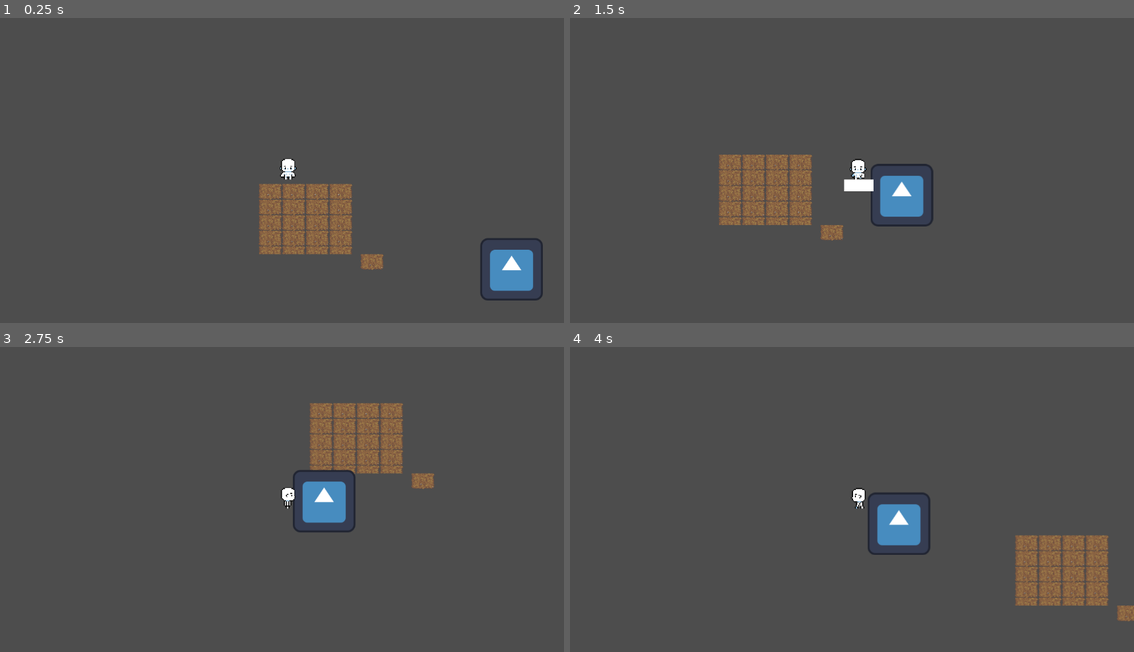
Above: before the commit, frames 1-4 (two rows, left to right).
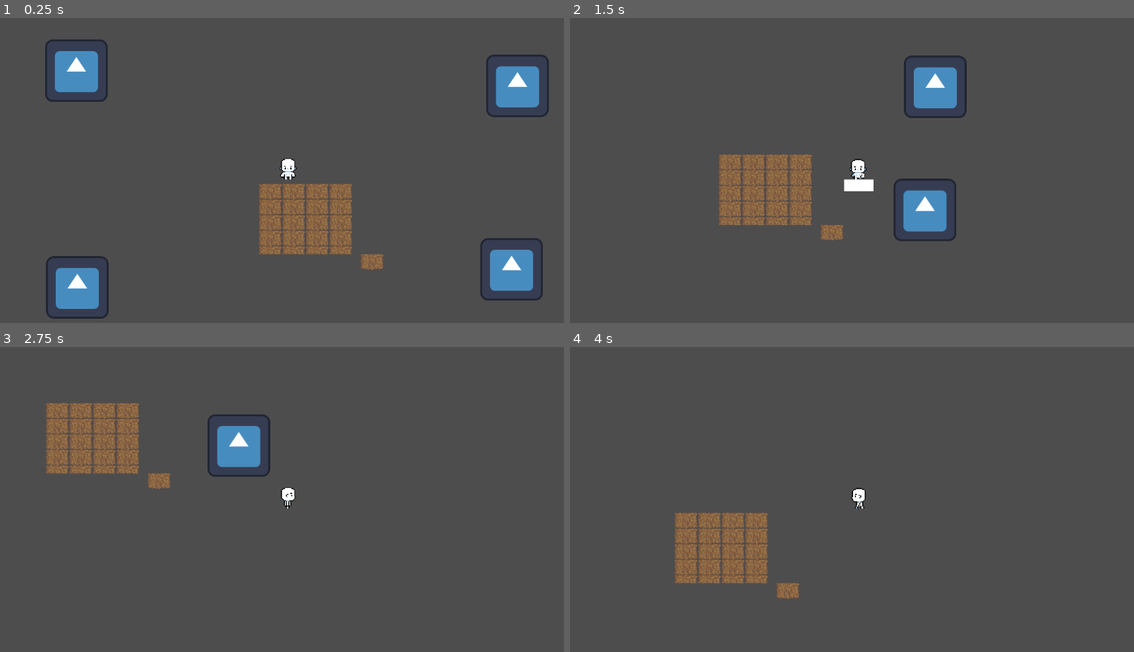
Above: after the commit, the same moments.

Repository: AlexGarciaPrada/Zelda-like-Game
Game: Godot game, scene res://PruebasAlex.tscn
Two runs of this game, one before a commit and one after it. Both use one fixed random seed, a clock stepped at 60 frames per second and the inputs below. The engine's default icon, where the game draws it, is replaced by a stand-in: a white triangle on a blue panel in a dark square.
Inputs:
- Up to frame 1 (0.25 s): no input
- Up to frame 2 (1.5 s): tap Enter at 0.5 s; hold Right (ui_right) 0.53-1.28 s; tap M (Attack) at 0.6, 1.35 s; hold Down (ui_down) from 1.28 s (still down)
- Up to frame 3 (2.75 s): release Down (ui_down) at 2.03 s; hold Right (ui_right) from 2.03 s (still down); hold Ctrl from 2.03 s (still down); tap M (Attack) at 2.3 s
- Up to frame 4 (4 s): release Right (ui_right) at 2.78 s; release Ctrl at 2.78 s; hold Up (ui_up) 2.78-3.53 s; tap M (Attack) at 2.85, 3.6 s; hold Left (ui_left) from 3.53 s (still down)

The runs differ from the first frame. In frame 1, 4.0% of the frame differs, in the area x 8-98%, y 7-99%; in frame 2, 3.3%; in frame 3, 9.9%, in the area x 8-77%, y 18-61%; in frame 4, 8.6%.

Commit message:
Ahora ya se pueden matar los monstruos

Diff:
--- a/Enemies/enemy_proof.gd
+++ b/Enemies/enemy_proof.gd
@@ -1,15 +1,20 @@
 extends CharacterBody2D
 
-@onready var player = %Wizard
-var speed = 300
+@onready var player = $"../Wizard"
+var speed = 200
 var range = 400
 var life = 1
 
 
+func _on_area_2d_area_entered(area):
+	if area.is_in_group("Weapon"):
+		life -= 1
 
 func _physics_process(delta):
 	if life < 1:
 		queue_free()
-	if sqrt((position.x-player.position.x)*(position.x-player.position.x)+(position.y-player.position.y)*(position.y-player.position.y)) <= range:
+
+	var distance_to_player = position.distance_to(player.position)
+	if distance_to_player <= range:
 		velocity = position.direction_to(player.position) * speed
 		move_and_slide()
--- a/Enemies/enemy_proof.tscn
+++ b/Enemies/enemy_proof.tscn
@@ -15,3 +15,11 @@
 [node name="CollisionShape2D" type="CollisionShape2D" parent="."]
 position = Vector2(1, 1.5)
 shape = SubResource("RectangleShape2D_yf1ei")
+
+[node name="Area2D" type="Area2D" parent="."]
+
+[node name="CollisionShape2D" type="CollisionShape2D" parent="Area2D"]
+position = Vector2(1, 1.5)
+shape = SubResource("RectangleShape2D_yf1ei")
+
+[connection signal="area_entered" from="Area2D" to="." method="_on_area_2d_area_entered"]
--- a/PruebasAlex.tscn
+++ b/PruebasAlex.tscn
@@ -185,7 +185,6 @@
 [node name="PruebasAlex" type="Node2D"]
 
 [node name="Wizard" parent="." instance=ExtResource("1_nmuww")]
-unique_name_in_owner = true
 top_level = true
 
 [node name="TileMap" type="TileMap" parent="."]
@@ -196,3 +195,12 @@
 
 [node name="EnemyProof" parent="." instance=ExtResource("3_ves6u")]
 position = Vector2(469, 191)
+
+[node name="EnemyProof2" parent="." instance=ExtResource("3_ves6u")]
+position = Vector2(-418, 228)
+
+[node name="EnemyProof3" parent="." instance=ExtResource("3_ves6u")]
+position = Vector2(-420, -216)
+
+[node name="EnemyProof4" parent="." instance=ExtResource("3_ves6u")]
+position = Vector2(481, -185)
--- a/Weapon.tscn
+++ b/ShortAttack.tscn
@@ -5,15 +5,15 @@
 
 [sub_resource type="CanvasTexture" id="CanvasTexture_eal6f"]
 
-[node name="Weapon" type="Node2D"]
+[node name="ShortAttack" type="Node2D" groups=["Weapon"]]
 
-[node name="Area2D" type="Area2D" parent="."]
+[node name="Area2D" type="Area2D" parent="." groups=["Weapon"]]
 
-[node name="CollisionShape2D" type="CollisionShape2D" parent="Area2D"]
+[node name="CollisionShape2D" type="CollisionShape2D" parent="Area2D" groups=["Weapon"]]
 position = Vector2(0, -4)
 shape = SubResource("RectangleShape2D_lwcj2")
 
-[node name="Sprite2D" type="Sprite2D" parent="."]
+[node name="Sprite2D" type="Sprite2D" parent="." groups=["Weapon"]]
 position = Vector2(-4.76837e-07, -4)
 scale = Vector2(20, 8)
 texture = SubResource("CanvasTexture_eal6f")
--- a/Wizard.tscn
+++ b/Wizard.tscn
@@ -1,15 +1,15 @@
 [gd_scene load_steps=37 format=3 uid="uid://2ub8tjjgslhi"]
 
-[ext_resource type="Script" path="res://Wizard.gd" id="1_bqdg8"]
+[ext_resource type="Script" path="res://ShortAttack.gd" id="1_oux7l"]
 [ext_resource type="Texture2D" uid="uid://bl3ikjsloy3mt" path="res://Assets Videojuego/Sprites/Personajes/Abajo/Idle/Abajo idle.png" id="2_5a2m7"]
 [ext_resource type="Texture2D" uid="uid://c22by4prvkljp" path="res://Assets Videojuego/Sprites/Personajes/Abajo/Walk/Abajo.png" id="2_6egme"]
 [ext_resource type="Texture2D" uid="uid://cc70unaca17v6" path="res://Assets Videojuego/Sprites/Personajes/Arriba/Idle/Arriba idle.png" id="3_yuej2"]
-[ext_resource type="PackedScene" uid="uid://bjbcy3deg87lu" path="res://Weapon.tscn" id="4_u0s80"]
 [ext_resource type="Texture2D" uid="uid://dumv7hxlkhyoc" path="res://Assets Videojuego/Sprites/Personajes/Derecha/Idle/Derecha idle.png" id="4_yhna1"]
 [ext_resource type="Texture2D" uid="uid://c87qvuhbeyr1x" path="res://Assets Videojuego/Sprites/Personajes/Izquierda/Idle/Izquierda idle.png" id="5_oyi50"]
 [ext_resource type="Texture2D" uid="uid://bqvy5ev11cpbd" path="res://Assets Videojuego/Sprites/Personajes/Arriba/Walk/Arriba walk.png" id="7_6lcvy"]
 [ext_resource type="Texture2D" uid="uid://roictpoht6qe" path="res://Assets Videojuego/Sprites/Personajes/Derecha/Walk/Derecha walk.png" id="8_wjhos"]
 [ext_resource type="Texture2D" uid="uid://dhqyi2euhfboi" path="res://Assets Videojuego/Sprites/Personajes/Izquierda/Walk/Izquierda walk.png" id="9_r0bdq"]
+[ext_resource type="PackedScene" uid="uid://bjbcy3deg87lu" path="res://ShortAttack.tscn" id="10_exo8t"]
 
 [sub_resource type="RectangleShape2D" id="RectangleShape2D_glctq"]
 size = Vector2(35, 43)
@@ -226,7 +226,7 @@
 }]
 
 [node name="Wizard" type="CharacterBody2D"]
-script = ExtResource("1_bqdg8")
+script = ExtResource("1_oux7l")
 
 [node name="CollisionShape2D" type="CollisionShape2D" parent="."]
 position = Vector2(12.5, -14.5)
@@ -242,24 +242,24 @@
 sprite_frames = SubResource("SpriteFrames_p3m2i")
 animation = &"walk arriba"
 
-[node name="Weapon" parent="." instance=ExtResource("4_u0s80")]
+[node name="Weapon" parent="." instance=ExtResource("10_exo8t")]
 visible = false
 position = Vector2(14, 31)
 scale = Vector2(3, 3)
 
-[node name="Weapon2" parent="." instance=ExtResource("4_u0s80")]
+[node name="Weapon2" parent="." instance=ExtResource("10_exo8t")]
 visible = false
 position = Vector2(30, -14)
 rotation = 1.5708
 scale = Vector2(3, 3)
 
-[node name="Weapon3" parent="." instance=ExtResource("4_u0s80")]
+[node name="Weapon3" parent="." instance=ExtResource("10_exo8t")]
 visible = false
 position = Vector2(-29, -14)
 rotation = 1.5708
 scale = Vector2(3, 3)
 
-[node name="Weapon4" parent="." instance=ExtResource("4_u0s80")]
+[node name="Weapon4" parent="." instance=ExtResource("10_exo8t")]
 visible = false
 position = Vector2(12, -36)
 scale = Vector2(3, 3)
Renamed: Wizard.gd -> ShortAttack.gd
